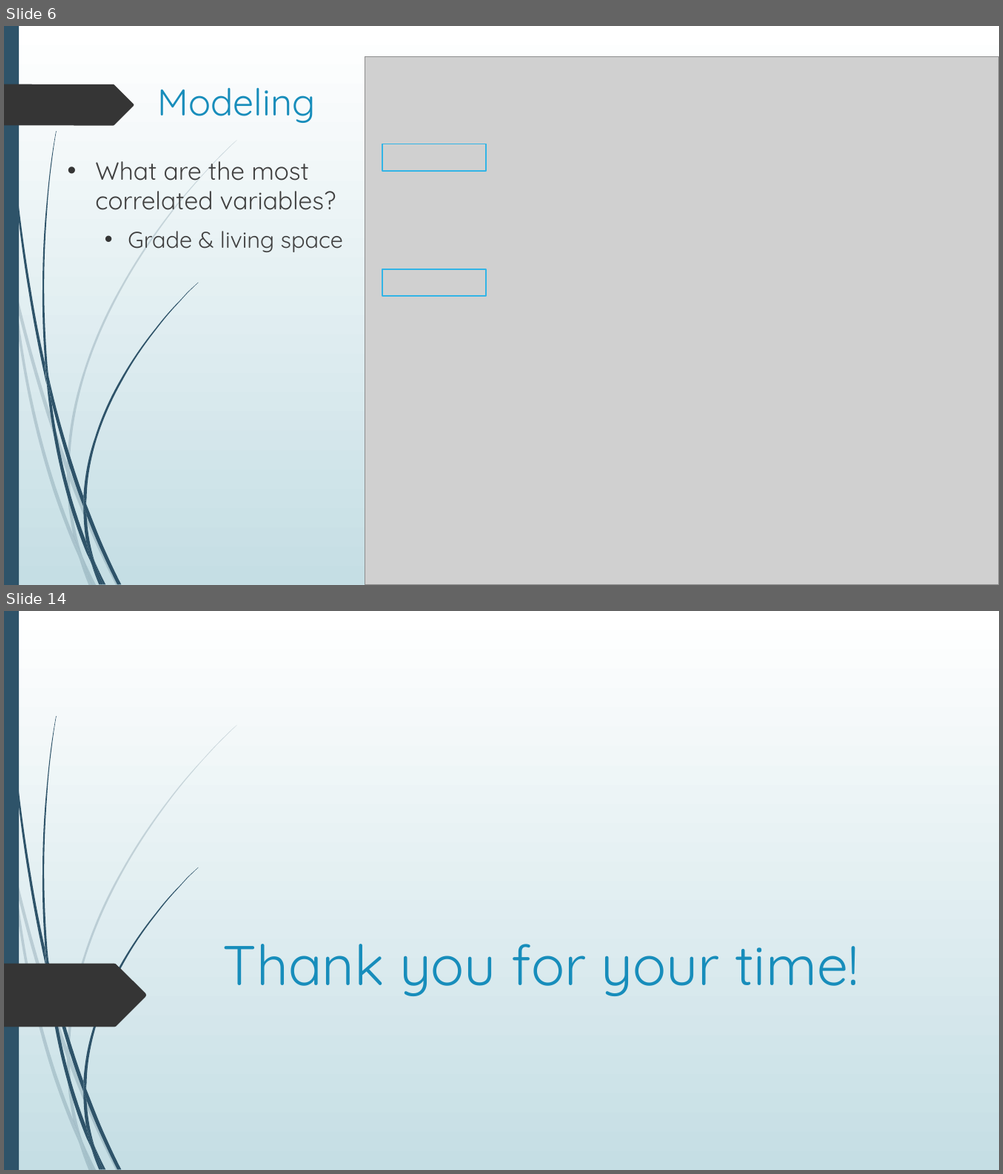
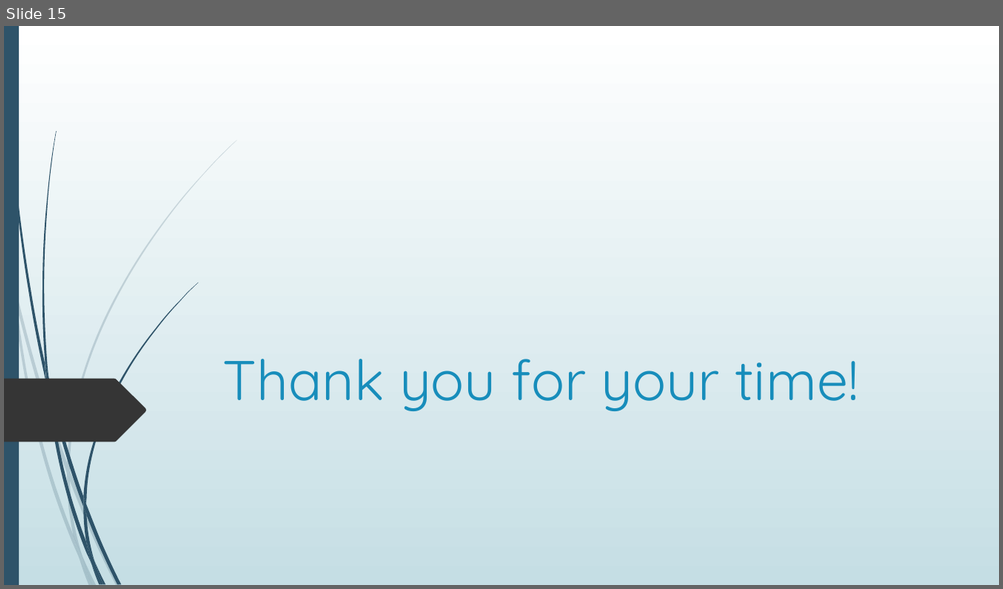
Before and after one commit to justingrisanti/dsc-phase-3-project, a slide deck: Module 3 Final Project Presentation.pptx. Shown one above the other, each under a label of ours: slides 6 and 14 before the commit, slide 15 after it; the slides between them are not shown. The pictures are 1003x1174 and 1003x589 pixels, drawn with LibreOffice and Linux fonts; fonts in the diff are those of the drawing; grey boxes stand for pictures. Boxes give left, top, right and bottom in pixels: in the first picture for what was removed or moved away, otherwise in the second. Text is boxed around its words. In the diff, an @@ line names an element or a change of style, - is before the commit and + after.

```diff
--- a/Module 3 Final Project Presentation.pptx
+++ b/Module 3 Final Project Presentation.pptx
@@ slide 6 removed at bbox=[4, 26, 999, 585], background gradient #FFFFFF to #C5DEE5; not listed: 23 template elements that a slide beside it also shows @@
@@ picture removed at bbox=[364, 57, 999, 585] @@
@@ freeform shape removed at bbox=[4, 84, 134, 125] @@
@@ title removed at bbox=[158, 87, 316, 123] @@
-Modeling
@@ rectangle removed at bbox=[382, 144, 486, 171] @@
@@ text removed at bbox=[95, 161, 343, 252] @@
-• What are the most correlated variables?
-  • Grade & living space
@@ rectangle removed at bbox=[382, 269, 486, 296] @@
@@ what was slide 14 is now slide 15 @@
```
Also in this commit, not shown: 5 slides changed, 9 slides added, 7 other slides removed, 9 other files.
